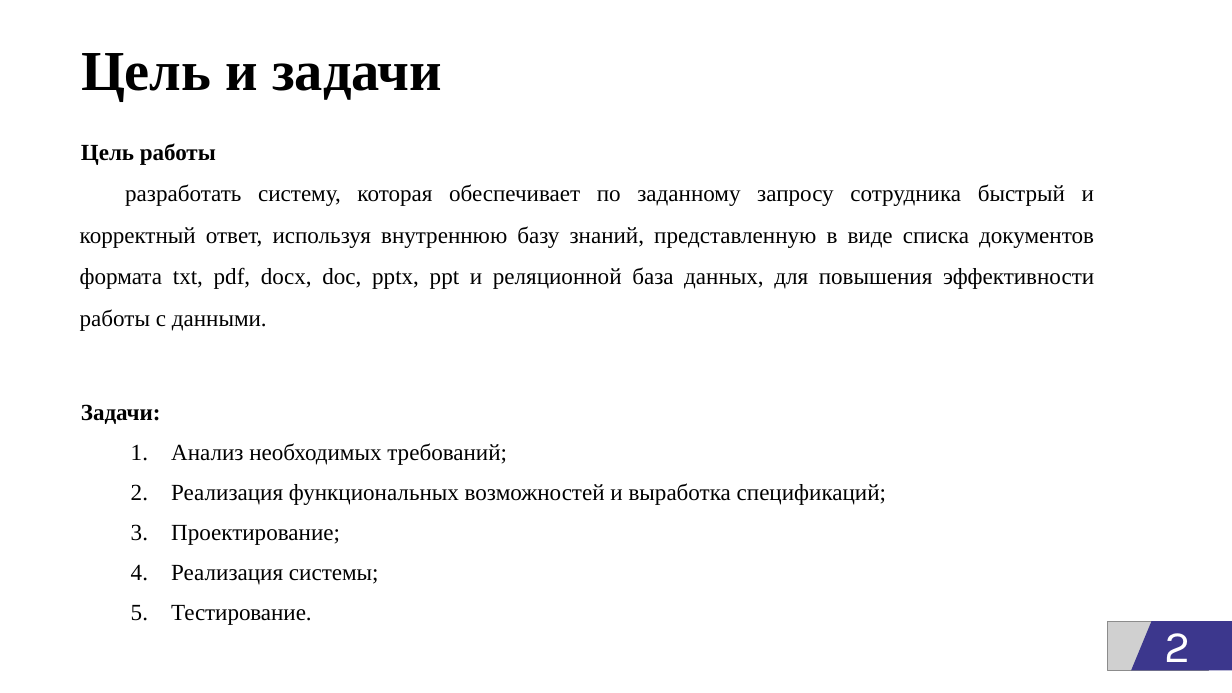
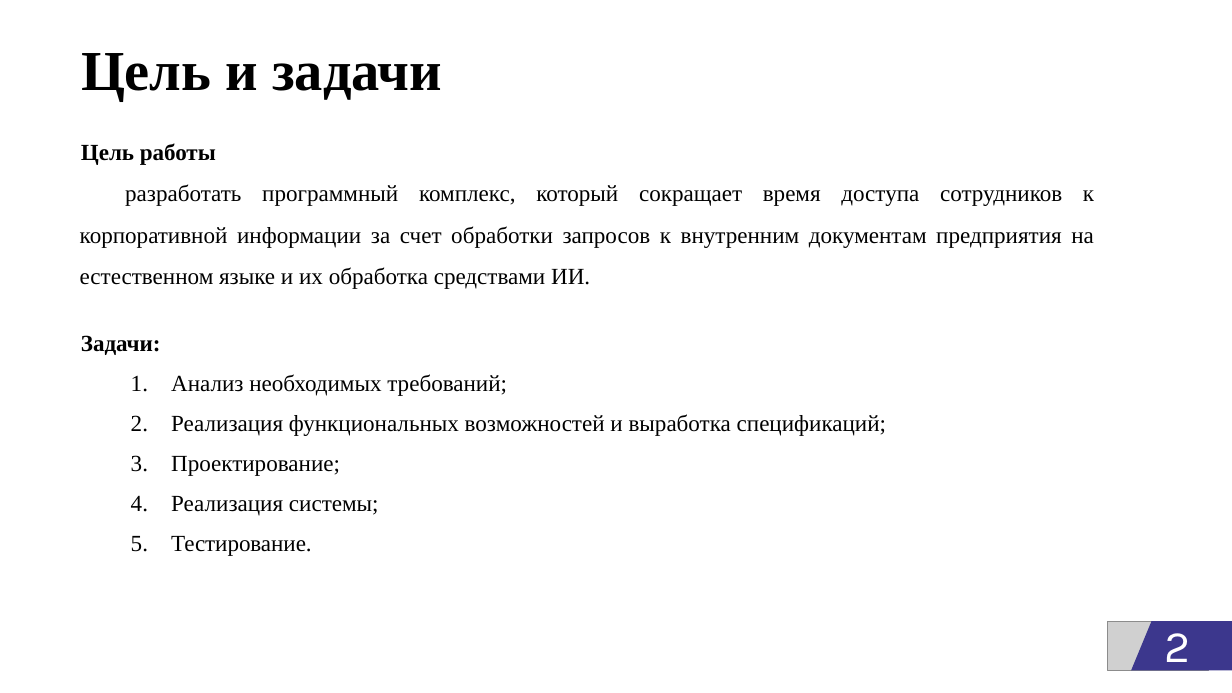
Before and after one commit to egorbeckish/Baccalaureate, a slide deck: slide 2 of 4 FOURTH COURSE/Semester 8/ДИПЛОМ/Отчеты/Презентация_Бекиш Е.П. 2025.pptx. Drawn at 1232x693 pixels with LibreOffice and Linux fonts; fonts in the diff are those of the drawing; grey boxes stand for pictures. Boxes give left, top, right and bottom in pixels: in the first picture for what was removed or moved away, otherwise in the second. Text is boxed around its words. In the diff, an @@ line names an element or a change of style, - is before the commit and + after.

```diff
--- a/4 FOURTH COURSE/Semester 8/ДИПЛОМ/Отчеты/Презентация_Бекиш Е.П. 2025.pptx
+++ b/4 FOURTH COURSE/Semester 8/ДИПЛОМ/Отчеты/Презентация_Бекиш Е.П. 2025.pptx
@@ text at (80, 184, 1094, 289): text changed @@
-разработать систему, которая обеспечивает по заданному запросу сотрудника быстрый и корректный ответ, используя внутреннюю базу знаний, представленную в виде списка документов формата txt, pdf, docx, doc, pptx, ppt и реляционной база данных, для повышения эффективности работы с данными.
+разработать программный комплекс, который сокращает время доступа сотрудников к корпоративной информации за счет обработки запросов к внутренним документам предприятия на естественном языке и их обработка средствами ИИ.
```
Also in this commit, not shown: 2 other slides changed, 1 slide added, 13 other files.
